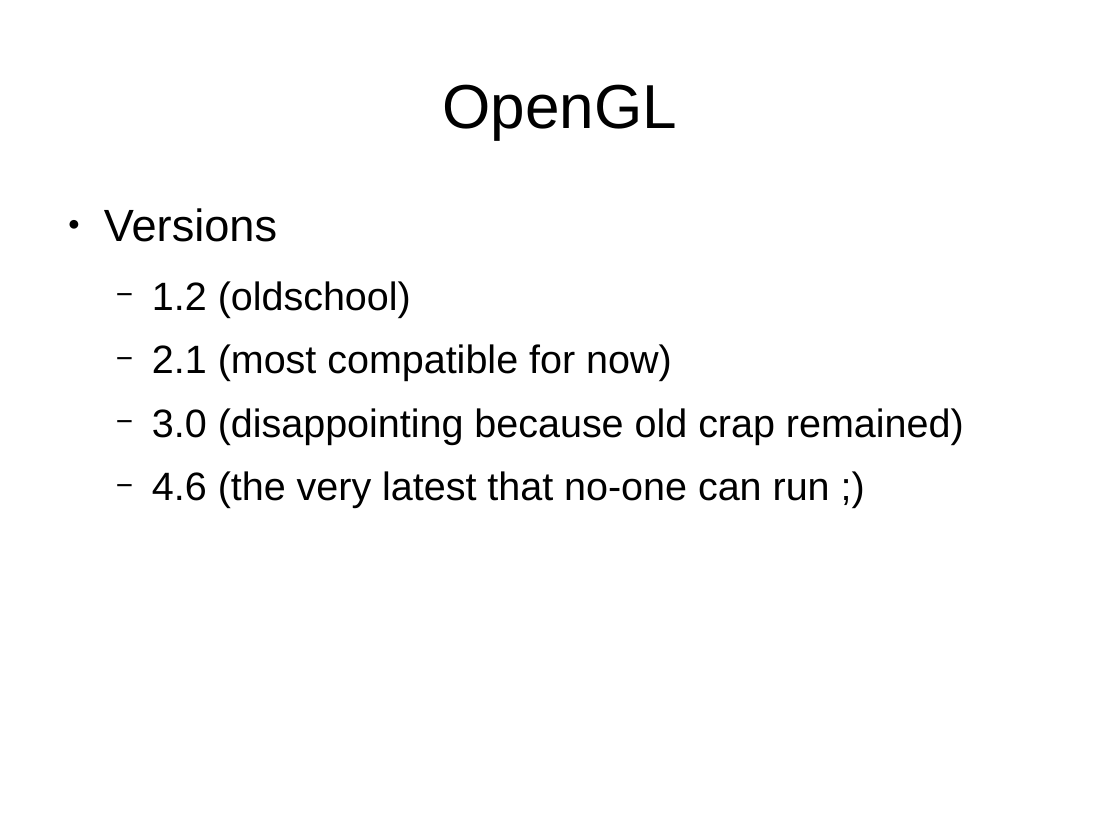
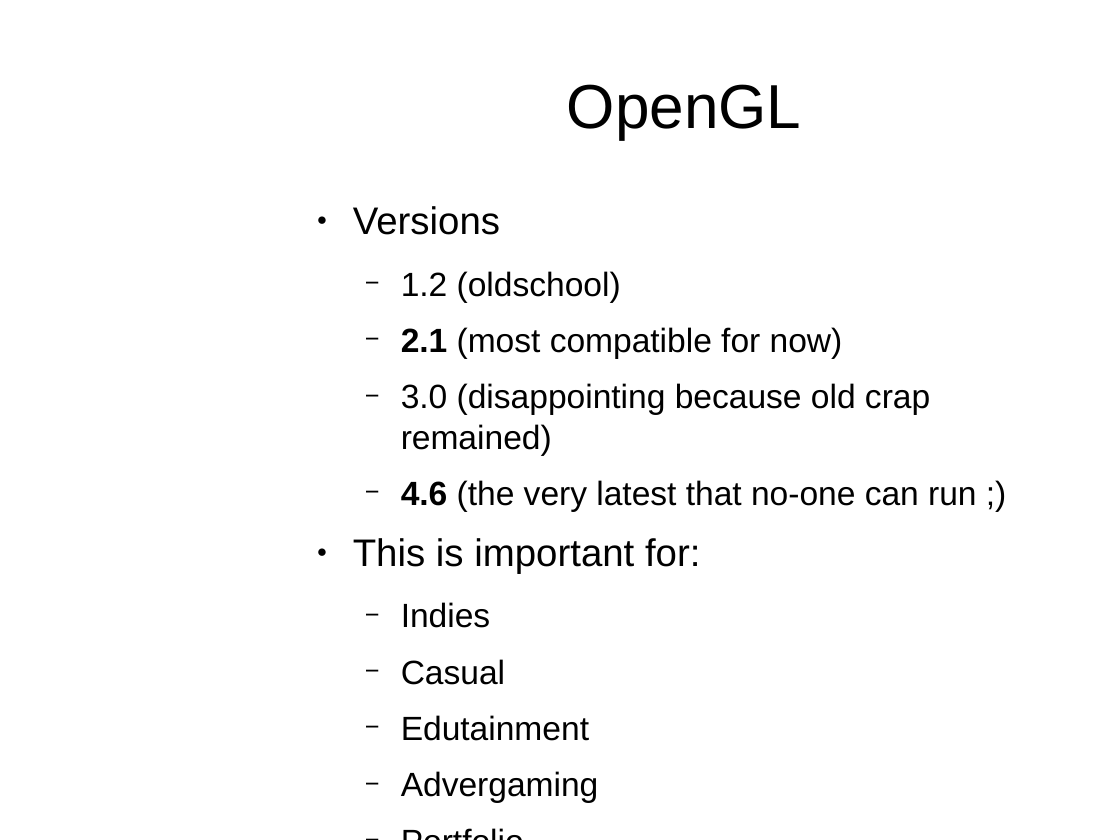
Before and after one commit to osen/creativelabs, a slide deck: slide 12 of 3dgp/3dgp-lec1.odp (slide 11 before the commit). Drawn at 1120x840 pixels with LibreOffice and Linux fonts; fonts in the diff are those of the drawing; background and template pictures are left out. Boxes give left, top, right and bottom in pixels: in the first picture for what was removed or moved away, otherwise in the second. Text is boxed around its words. In the diff, an @@ line names an element or a change of style, - is before the commit and + after.

```diff
--- a/3dgp/3dgp-lec1.odp
+++ b/3dgp/3dgp-lec1.odp
@@ title "OpenGL": place and size @@
-title "OpenGL" at (442, 84, 677, 139)
+title "OpenGL" at (567, 84, 802, 139)
@@ text "Versions": place and size @@
-text "Versions" at (104, 208, 964, 508)
+text "Versions" at (353, 206, 977, 741)
@@ text at (353, 206, 977, 511): size 32 to 27.2 pt in "Versions"; size 28 to 23.8 pt in "1.2 (oldschool)", "2.1 (most compatible for now)", "3.0 (disappointing because old crap remained)", "4.6 (the very latest that no-one can ..."; bold on in "2.1", "4.6" @@
@@ text at (353, 538, 700, 741): paragraphs added @@
+● This is important for:
+  − Indies
+  − Casual
+  − Edutainment
+  − Advergaming
+  − Portfolio
```
Also in this commit, not shown: 21 other slides changed, 3 slides added, 1 slide removed, 5 other files.
